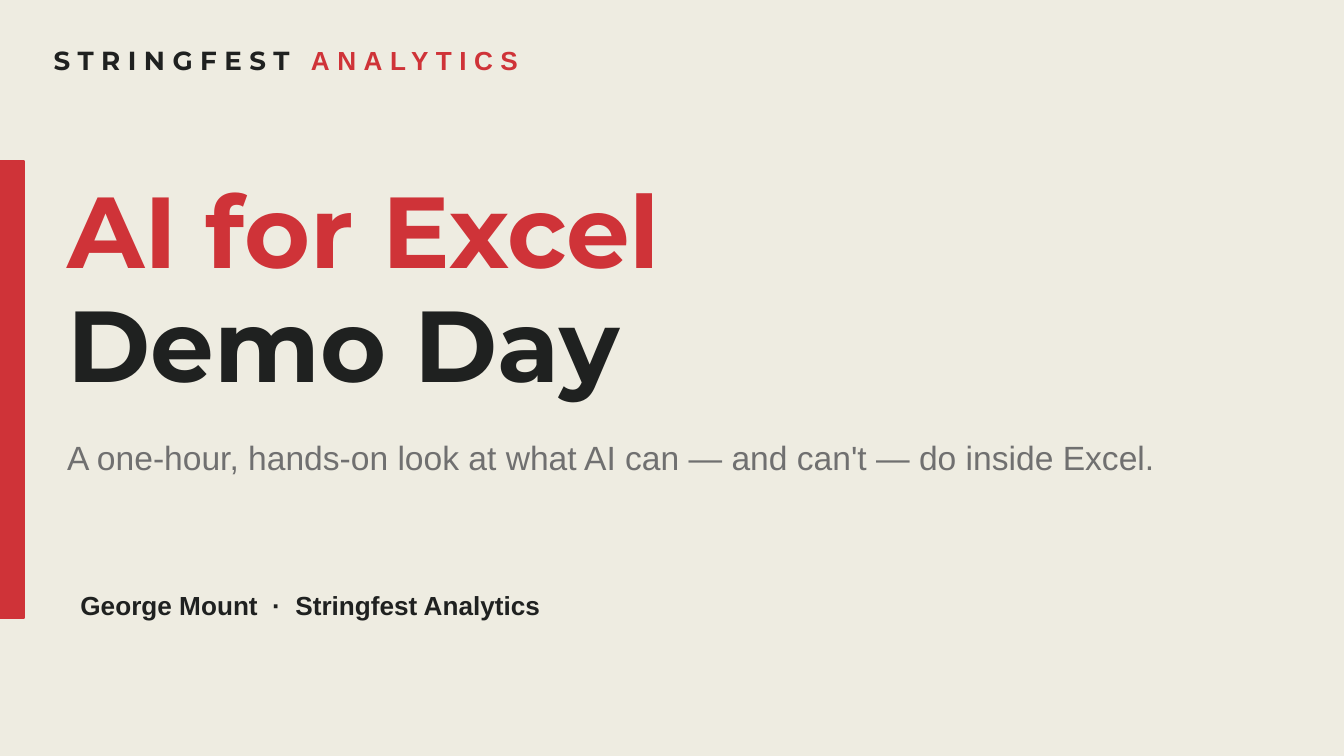
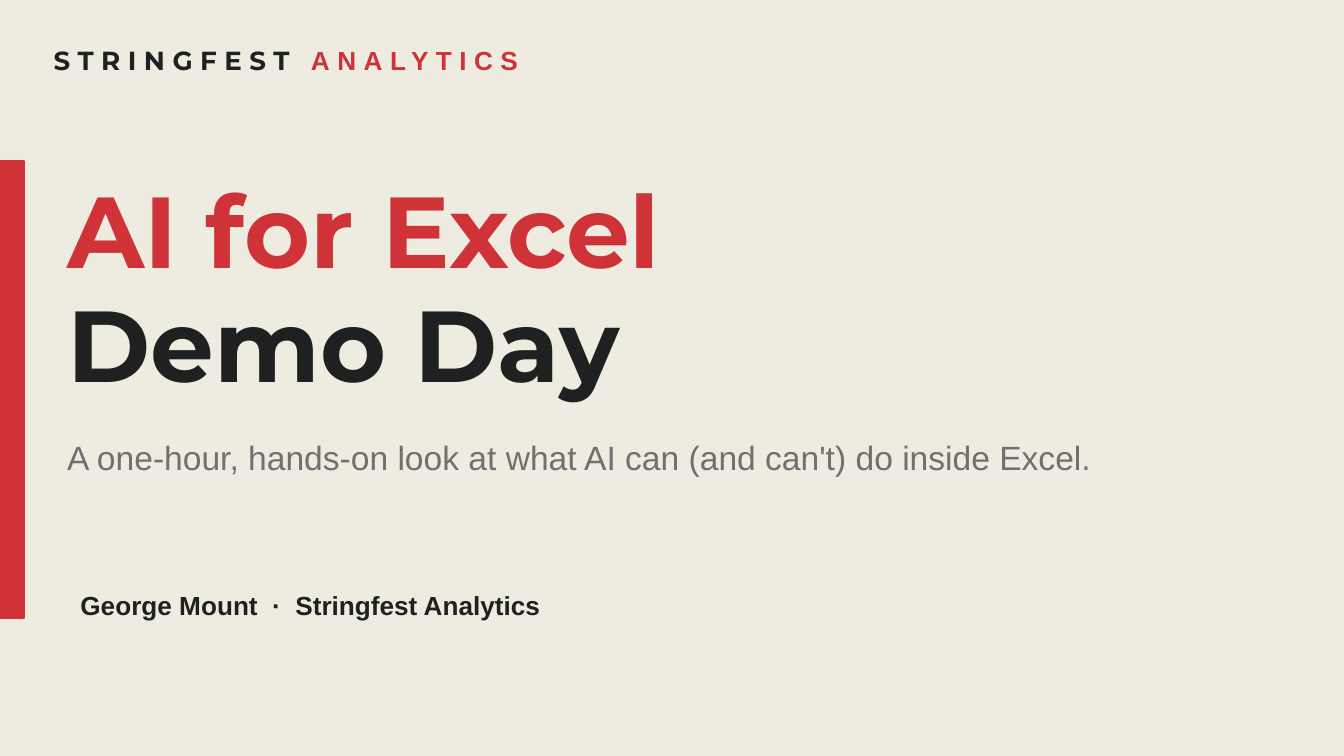
Before and after one commit to stringfestdata/ai-for-excel-demo-day, a slide deck: slide 1 of AI-for-Excel-Demo-Day.pptx. Drawn at 1344x756 pixels with LibreOffice and Linux fonts; fonts in the diff are those of the drawing. Boxes give left, top, right and bottom in pixels: in the first picture for what was removed or moved away, otherwise in the second. Text is boxed around its words. In the diff, an @@ line names an element or a change of style, - is before the commit and + after.

```diff
--- a/AI-for-Excel-Demo-Day.pptx
+++ b/AI-for-Excel-Demo-Day.pptx
@@ text at (67, 445, 1090, 476): text changed @@
-A one-hour, hands-on look at what AI can — and can't — do inside Excel.
+A one-hour, hands-on look at what AI can (and can't) do inside Excel.
```
Also in this commit, not shown: 13 other slides changed, 2 slides added, 1 other file.
